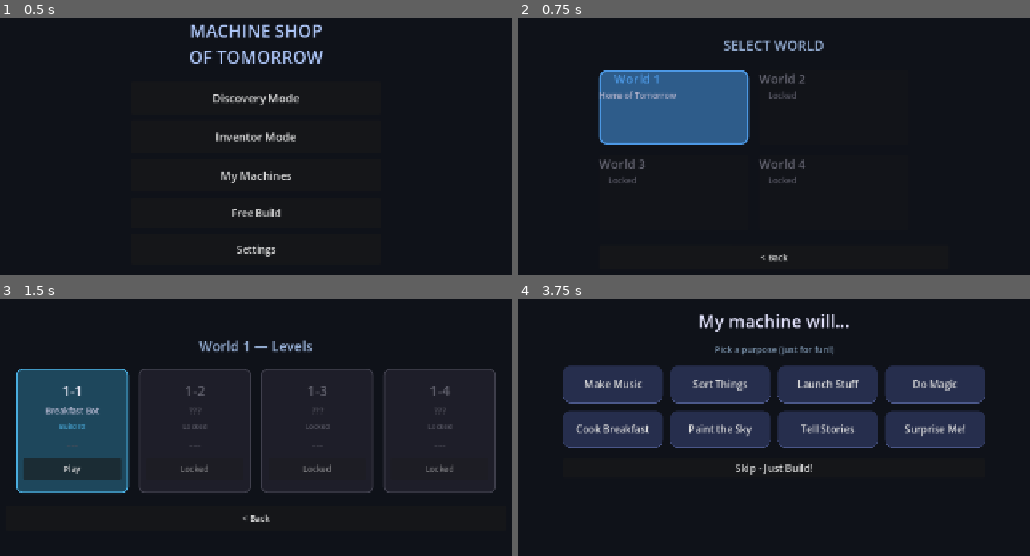
Above: before the commit, frames 1-4 (two rows, left to right).
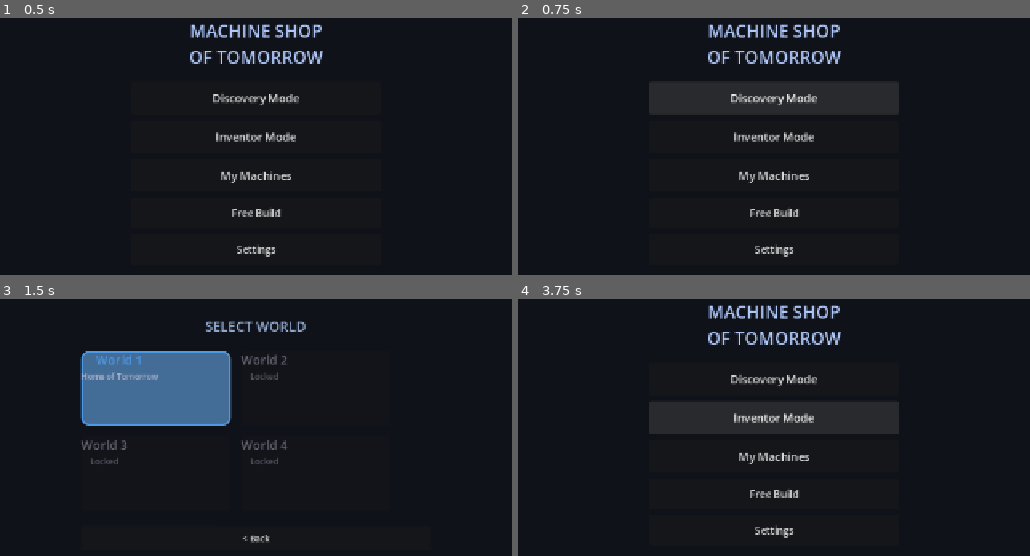
Above: after the commit, the same moments.

Repository: AreteDriver/arcade
Game: Godot game, scene res://src/scenes/menus/main_menu.tscn
Same seed, same stepped clock (60 frames per second), same inputs: the game is played once before the commit and once after it.
Inputs (mouse positions are in pixels of both pictures, inside the frame that each line leads up to):
- Up to frame 1 (0.5 s): no input
- Up to frame 2 (0.75 s): click "Discovery Mode" at 0.5 s
- Up to frame 3 (1.5 s): click (153, 388) at 1.25 s
- Up to frame 4 (3.75 s): click "< Back" at 2 s; click "< Back" at 2.75 s; click "Inventor Mode" at 3.5 s

Frame 1 is identical in both runs. In frame 2, 13% of the frame differs, in the area x 15-64%, y 2-95%; in frame 3, 21%; in frame 4, 28%, in the area x 8-92%, y 2-93%.

Commit message:
feat: add scene transitions, component tooltips, and test objects
Wire SceneTransition.change_scene() into all 16 menu navigations
replacing raw get_tree().change_scene_to_file() calls for smooth
fade-to-black transitions.

Add component tooltip system that shows port types, directions,
parameter ranges, and tier when hovering over tray buttons. Uses
temporary component instances to introspect runtime data.

Add test objects (balls and blocks) that can be spawned during
simulation in Inventor Mode to interact with running machines.

Co-Authored-By: Claude Opus 4.6 <noreply@anthropic.com>

Diff:
--- a/src/components/base/machine_component.gd
+++ b/src/components/base/machine_component.gd
@@ -173,6 +173,22 @@
 	}
 
 
+## Get parameter definitions for tooltip display
+func get_parameter_definitions() -> Array[Dictionary]:
+	var defs: Array[Dictionary] = []
+	for key in parameters:
+		var p: Dictionary = parameters[key]
+		defs.append({
+			"name": key,
+			"display_name": p.get("label", key),
+			"default": p.get("value", 0.0),
+			"min": p.get("min", 0.0),
+			"max": p.get("max", 100.0),
+			"step": p.get("step", 0.1),
+		})
+	return defs
+
+
 ## Send data from a named output port to connected inputs
 func send_output(port_name: String, data: Variant) -> void:
 	for port in output_ports:
--- /dev/null
+++ b/src/objects/test_ball.gd
@@ -0,0 +1,50 @@
+class_name TestBall
+extends RigidBody2D
+
+## A small bouncy ball for testing machines.
+## Spawned from the test object tray during simulation.
+
+const RADIUS: float = 6.0
+
+## Cycle through a few fun colors
+static var _color_index: int = 0
+const BALL_COLORS: Array[Color] = [
+	Color(1.0, 0.4, 0.3),   # red-orange
+	Color(0.3, 0.8, 1.0),   # cyan
+	Color(1.0, 0.85, 0.2),  # yellow
+	Color(0.5, 1.0, 0.4),   # lime
+	Color(1.0, 0.5, 0.9),   # pink
+]
+
+var ball_color: Color = Color.WHITE
+
+
+func _init() -> void:
+	ball_color = BALL_COLORS[_color_index % BALL_COLORS.size()]
+	_color_index += 1
+
+	mass = 0.5
+	gravity_scale = 1.0
+	linear_damp = 0.3
+	physics_material_override = PhysicsMaterial.new()
+	physics_material_override.bounce = 0.5
+	physics_material_override.friction = 0.4
+
+	# Collision layer 1 — matches all Area2D masks in components
+	collision_layer = 1
+	collision_mask = 1
+
+	var shape := CircleShape2D.new()
+	shape.radius = RADIUS
+	var col := CollisionShape2D.new()
+	col.shape = shape
+	add_child(col)
+
+
+func _draw() -> void:
+	# Filled circle
+	draw_circle(Vector2.ZERO, RADIUS, ball_color)
+	# Highlight arc
+	draw_arc(Vector2.ZERO, RADIUS - 1.5, -0.8, 0.8, 8, ball_color.lightened(0.4), 1.5)
+	# Outline
+	draw_arc(Vector2.ZERO, RADIUS, 0, TAU, 16, ball_color.darkened(0.3), 1.0)
--- /dev/null
+++ b/src/objects/test_block.gd
@@ -0,0 +1,53 @@
+class_name TestBlock
+extends RigidBody2D
+
+## A heavier block for testing machines.
+## Spawned from the test object tray during simulation.
+
+const BLOCK_SIZE: Vector2 = Vector2(14, 14)
+
+static var _color_index: int = 0
+const BLOCK_COLORS: Array[Color] = [
+	Color(0.6, 0.4, 0.2),   # brown
+	Color(0.4, 0.4, 0.5),   # slate
+	Color(0.3, 0.5, 0.3),   # dark green
+	Color(0.5, 0.3, 0.4),   # mauve
+	Color(0.35, 0.35, 0.55), # indigo
+]
+
+var block_color: Color = Color.WHITE
+
+
+func _init() -> void:
+	block_color = BLOCK_COLORS[_color_index % BLOCK_COLORS.size()]
+	_color_index += 1
+
+	mass = 1.5
+	gravity_scale = 1.0
+	linear_damp = 0.2
+	physics_material_override = PhysicsMaterial.new()
+	physics_material_override.bounce = 0.15
+	physics_material_override.friction = 0.7
+
+	# Collision layer 1
+	collision_layer = 1
+	collision_mask = 1
+
+	var shape := RectangleShape2D.new()
+	shape.size = BLOCK_SIZE
+	var col := CollisionShape2D.new()
+	col.shape = shape
+	add_child(col)
+
+
+func _draw() -> void:
+	var half := BLOCK_SIZE / 2.0
+	var rect := Rect2(-half, BLOCK_SIZE)
+
+	# Filled box
+	draw_rect(rect, block_color, true)
+	# Top highlight edge
+	draw_line(Vector2(-half.x + 1, -half.y + 1), Vector2(half.x - 1, -half.y + 1),
+		block_color.lightened(0.3), 1.5)
+	# Outline
+	draw_rect(rect, block_color.darkened(0.3), false, 1.0)
--- a/src/scenes/discovery/discovery_level.gd
+++ b/src/scenes/discovery/discovery_level.gd
@@ -193,7 +193,7 @@
 	canvas.clear_machine()
 	canvas.reset_restrictions()
 	_cleanup_ghost_slots()
-	get_tree().change_scene_to_file("res://src/scenes/menus/level_select.tscn")
+	SceneTransition.change_scene("res://src/scenes/menus/level_select.tscn")
 
 
 func _cleanup_ghost_slots() -> void:
--- a/src/scenes/inventor/inventor_mode.gd
+++ b/src/scenes/inventor/inventor_mode.gd
@@ -9,6 +9,8 @@
 @onready var toolbar: HBoxContainer = $UILayer/Toolbar
 @onready var purpose_label: Label = $UILayer/PurposeLabel
 
+var _test_tray: TestObjectTray
+
 var _history: ActionHistory = ActionHistory.new()
 var _machine_name: String = "My Machine"
 var _machine_purpose: String = ""
@@ -40,6 +42,21 @@
 	var unlocked: Array[String] = ProgressManager.get_unlocked_components()
 	if unlocked.size() > 0:
 		tray.set_available_types(unlocked)
+
+	# Build the test object tray (shown during simulation)
+	_test_tray = TestObjectTray.new()
+	_test_tray.spawn_requested.connect(_on_test_object_spawn)
+	$UILayer.add_child(_test_tray)
+	# Position next to simulation controls (bottom-left, above sim controls)
+	_test_tray.anchors_preset = Control.PRESET_BOTTOM_LEFT
+	_test_tray.offset_left = 8.0
+	_test_tray.offset_top = -88.0
+	_test_tray.offset_right = 200.0
+	_test_tray.offset_bottom = -48.0
+
+	# Show/hide test tray with simulation state
+	SimulationManager.simulation_started.connect(_on_sim_started)
+	SimulationManager.simulation_stopped.connect(_on_sim_stopped)
 
 	# Check if loading a saved invention
 	if InventionManager.has_meta("pending_load"):
@@ -194,7 +211,7 @@
 
 
 func _on_back_pressed() -> void:
-	get_tree().change_scene_to_file("res://src/scenes/menus/main_menu.tscn")
+	SceneTransition.change_scene("res://src/scenes/menus/main_menu.tscn")
 
 
 ## Serialize the current machine for saving
@@ -244,3 +261,19 @@
 	canvas.load_machine(definition)
 	canvas.reset_restrictions()
 	_history.clear()
+
+
+func _on_test_object_spawn(object_type: String) -> void:
+	if not SimulationManager.is_playing():
+		return
+	# Spawn at the center of the visible canvas
+	var spawn_pos: Vector2 = canvas.camera.get_screen_center_position()
+	canvas.spawn_test_object(object_type, spawn_pos)
+
+
+func _on_sim_started() -> void:
+	_test_tray.visible = true
+
+
+func _on_sim_stopped() -> void:
+	_test_tray.visible = false
--- a/src/scenes/inventor/machine_gallery.gd
+++ b/src/scenes/inventor/machine_gallery.gd
@@ -95,7 +95,7 @@
 
 func _on_load(filename: String) -> void:
 	InventionManager.set_meta("pending_load", filename)
-	get_tree().change_scene_to_file("res://src/scenes/inventor/inventor_mode.tscn")
+	SceneTransition.change_scene("res://src/scenes/inventor/inventor_mode.tscn")
 
 
 func _on_delete(filename: String) -> void:
@@ -104,4 +104,4 @@
 
 
 func _on_back() -> void:
-	get_tree().change_scene_to_file("res://src/scenes/menus/main_menu.tscn")
+	SceneTransition.change_scene("res://src/scenes/menus/main_menu.tscn")
--- a/src/scenes/inventor/purpose_selector.gd
+++ b/src/scenes/inventor/purpose_selector.gd
@@ -54,8 +54,8 @@
 
 func _on_purpose_chosen(purpose: String) -> void:
 	InventionManager.set_meta("selected_purpose", purpose)
-	get_tree().change_scene_to_file("res://src/scenes/inventor/inventor_mode.tscn")
+	SceneTransition.change_scene("res://src/scenes/inventor/inventor_mode.tscn")
 
 
 func _on_skip() -> void:
-	get_tree().change_scene_to_file("res://src/scenes/inventor/inventor_mode.tscn")
+	SceneTransition.change_scene("res://src/scenes/inventor/inventor_mode.tscn")
--- a/src/scenes/machine_canvas.gd
+++ b/src/scenes/machine_canvas.gd
@@ -547,6 +547,25 @@
 ## Check if a component is locked (cannot be moved/deleted)
 func _is_component_locked(component: MachineComponent) -> bool:
 	return component.name in locked_component_ids
+
+
+## Spawn a test object (ball or block) at a world position
+func spawn_test_object(object_type: String, world_pos: Vector2) -> void:
+	var body: RigidBody2D
+	match object_type:
+		"ball":
+			body = TestBall.new()
+		"block":
+			body = TestBlock.new()
+		_:
+			return
+
+	body.position = world_pos
+	component_layer.add_child(body)
+
+	# Juice: pop + sound
+	VFX.pop_scale(body)
+	Audio.play_place()
 
 
 func _on_simulation_stopped() -> void:
--- a/src/scenes/menus/level_select.gd
+++ b/src/scenes/menus/level_select.gd
@@ -145,8 +145,8 @@
 
 func _on_level_pressed(definition: MachineDefinition) -> void:
 	LevelSelectData.selected_definition = definition
-	get_tree().change_scene_to_file("res://src/scenes/discovery/discovery_level.tscn")
+	SceneTransition.change_scene("res://src/scenes/discovery/discovery_level.tscn")
 
 
 func _on_back_pressed() -> void:
-	get_tree().change_scene_to_file("res://src/scenes/menus/world_select.tscn")
+	SceneTransition.change_scene("res://src/scenes/menus/world_select.tscn")
--- a/src/scenes/menus/main_menu.gd
+++ b/src/scenes/menus/main_menu.gd
@@ -30,20 +30,20 @@
 
 
 func _on_discovery_pressed() -> void:
-	get_tree().change_scene_to_file("res://src/scenes/menus/world_select.tscn")
+	SceneTransition.change_scene("res://src/scenes/menus/world_select.tscn")
 
 
 func _on_inventor_pressed() -> void:
-	get_tree().change_scene_to_file("res://src/scenes/inventor/purpose_selector.tscn")
+	SceneTransition.change_scene("res://src/scenes/inventor/purpose_selector.tscn")
 
 
 func _on_machines_pressed() -> void:
-	get_tree().change_scene_to_file("res://src/scenes/inventor/machine_gallery.tscn")
+	SceneTransition.change_scene("res://src/scenes/inventor/machine_gallery.tscn")
 
 
 func _on_sandbox_pressed() -> void:
-	get_tree().change_scene_to_file("res://src/scenes/main.tscn")
+	SceneTransition.change_scene("res://src/scenes/main.tscn")
 
 
 func _on_settings_pressed() -> void:
-	get_tree().change_scene_to_file("res://src/scenes/menus/settings.tscn")
+	SceneTransition.change_scene("res://src/scenes/menus/settings.tscn")
--- a/src/scenes/menus/settings.gd
+++ b/src/scenes/menus/settings.gd
@@ -129,4 +129,4 @@
 
 
 func _on_back() -> void:
-	get_tree().change_scene_to_file("res://src/scenes/menus/main_menu.tscn")
+	SceneTransition.change_scene("res://src/scenes/menus/main_menu.tscn")
--- a/src/scenes/menus/world_select.gd
+++ b/src/scenes/menus/world_select.gd
@@ -108,8 +108,8 @@
 func _on_world_pressed(world_num: int) -> void:
 	# Store selected world for level select to pick up
 	LevelSelectData.selected_world = world_num
-	get_tree().change_scene_to_file("res://src/scenes/menus/level_select.tscn")
+	SceneTransition.change_scene("res://src/scenes/menus/level_select.tscn")
 
 
 func _on_back_pressed() -> void:
-	get_tree().change_scene_to_file("res://src/scenes/menus/main_menu.tscn")
+	SceneTransition.change_scene("res://src/scenes/menus/main_menu.tscn")
--- /dev/null
+++ b/src/ui/component_tooltip.gd
@@ -0,0 +1,181 @@
+class_name ComponentTooltip
+extends PanelContainer
+
+## Tooltip card showing component info: name, description, ports, parameters.
+## Shown when hovering over a tray button.
+
+const PORT_TYPE_NAMES: Dictionary = {
+	0: "Energy",   # Port.PortType.ENERGY
+	1: "Flow",     # Port.PortType.FLOW
+	2: "Signal",   # Port.PortType.SIGNAL
+}
+const PORT_TYPE_COLORS: Dictionary = {
+	0: Color(1.0, 0.85, 0.2),   # Energy = yellow
+	1: Color(0.3, 0.7, 1.0),    # Flow = blue
+	2: Color(0.3, 1.0, 0.5),    # Signal = green
+}
+
+var _vbox: VBoxContainer
+var _hide_timer: float = -1.0
+
+
+func _ready() -> void:
+	# Style the panel
+	var style := StyleBoxFlat.new()
+	style.bg_color = Color(0.1, 0.12, 0.18, 0.95)
+	style.corner_radius_top_left = 8
+	style.corner_radius_top_right = 8
+	style.corner_radius_bottom_left = 8
+	style.corner_radius_bottom_right = 8
+	style.border_width_bottom = 2
+	style.border_width_top = 2
+	style.border_width_left = 2
+	style.border_width_right = 2
+	style.border_color = Color(0.3, 0.35, 0.5)
+	style.content_margin_left = 12
+	style.content_margin_right = 12
+	style.content_margin_top = 10
+	style.content_margin_bottom = 10
+	add_theme_stylebox_override("panel", style)
+
+	_vbox = VBoxContainer.new()
+	_vbox.add_theme_constant_override("separation", 6)
+	add_child(_vbox)
+
+	mouse_filter = Control.MOUSE_FILTER_PASS
+	visible = false
+
+
+func _process(delta: float) -> void:
+	if _hide_timer > 0:
+		_hide_timer -= delta
+		if _hide_timer <= 0:
+			visible = false
+
+
+## Show tooltip for a component type
+func show_for_type(type_name: String, anchor_pos: Vector2) -> void:
+	_hide_timer = -1.0
+	_clear()
+
+	var info: Dictionary = ComponentRegistry.get_component_info(type_name)
+	if info.is_empty():
+		return
+
+	# Title
+	var title := Label.new()
+	title.text = info.get("display_name", type_name)
+	title.add_theme_font_size_override("font_size", 16)
+	title.add_theme_color_override("font_color", Color(0.9, 0.9, 1.0))
+	_vbox.add_child(title)
+
+	# Description
+	var desc := Label.new()
+	desc.text = info.get("description", "")
+	desc.add_theme_font_size_override("font_size", 11)
+	desc.add_theme_color_override("font_color", Color(0.6, 0.65, 0.8))
+	desc.autowrap_mode = TextServer.AUTOWRAP_WORD_SMART
+	desc.custom_minimum_size.x = 220
+	_vbox.add_child(desc)
+
+	# Tier badge
+	var tier: int = info.get("tier", 1)
+	var tier_label := Label.new()
+	tier_label.text = "Tier %d" % tier
+	tier_label.add_theme_font_size_override("font_size", 10)
+	tier_label.add_theme_color_override("font_color", Color(0.5, 0.55, 0.65))
+	_vbox.add_child(tier_label)
+
+	# Separator
+	var sep := HSeparator.new()
+	sep.add_theme_constant_override("separation", 4)
+	_vbox.add_child(sep)
+
+	# Ports — create a temporary instance to read port data
+	var temp_comp: MachineComponent = ComponentRegistry.create_component(type_name)
+	if temp_comp:
+		# Ports section
+		var ports_title := Label.new()
+		ports_title.text = "Ports"
+		ports_title.add_theme_font_size_override("font_size", 12)
+		ports_title.add_theme_color_override("font_color", Color(0.7, 0.75, 0.9))
+		_vbox.add_child(ports_title)
+
+		var ports: Array[Port] = temp_comp.get_all_ports()
+		for port in ports:
+			var port_hbox := HBoxContainer.new()
+			port_hbox.add_theme_constant_override("separation", 6)
+
+			# Direction arrow
+			var dir_label := Label.new()
+			dir_label.text = ">" if port.direction == Port.Direction.INPUT else "<"
+			dir_label.add_theme_font_size_override("font_size", 12)
+			dir_label.add_theme_color_override("font_color", PORT_TYPE_COLORS.get(port.port_type, Color.WHITE))
+			port_hbox.add_child(dir_label)
+
+			# Port type colored dot + name
+			var port_label := Label.new()
+			var dir_text: String = "IN" if port.direction == Port.Direction.INPUT else "OUT"
+			port_label.text = "%s (%s)" % [PORT_TYPE_NAMES.get(port.port_type, "?"), dir_text]
+			port_label.add_theme_font_size_override("font_size", 11)
+			port_label.add_theme_color_override("font_color", PORT_TYPE_COLORS.get(port.port_type, Color.WHITE))
+			port_hbox.add_child(port_label)
+
+			_vbox.add_child(port_hbox)
+
+		# Parameters section
+		var params: Dictionary = temp_comp.serialize()
+		if not params.is_empty():
+			var sep2 := HSeparator.new()
+			sep2.add_theme_constant_override("separation", 4)
+			_vbox.add_child(sep2)
+
+			var params_title := Label.new()
+			params_title.text = "Parameters"
+			params_title.add_theme_font_size_override("font_size", 12)
+			params_title.add_theme_color_override("font_color", Color(0.7, 0.75, 0.9))
+			_vbox.add_child(params_title)
+
+			var param_defs: Array[Dictionary] = temp_comp.get_parameter_definitions()
+			for pdef in param_defs:
+				var param_label := Label.new()
+				param_label.text = "%s: %.0f (%.0f - %.0f)" % [
+					pdef.get("display_name", pdef.get("name", "?")),
+					pdef.get("default", 0),
+					pdef.get("min", 0),
+					pdef.get("max", 100),
+				]
+				param_label.add_theme_font_size_override("font_size", 10)
+				param_label.add_theme_color_override("font_color", Color(0.55, 0.6, 0.7))
+				_vbox.add_child(param_label)
+
+		# Clean up temp component
+		temp_comp.queue_free()
+
+	# Position above the anchor
+	position = anchor_pos - Vector2(custom_minimum_size.x / 2.0, 0)
+	visible = true
+
+	# Force layout update, then reposition above anchor
+	await get_tree().process_frame
+	position = anchor_pos - Vector2(size.x / 2.0, size.y + 8)
+
+	# Clamp to viewport
+	var vp_size: Vector2 = get_viewport_rect().size
+	position.x = clampf(position.x, 8, vp_size.x - size.x - 8)
+	position.y = maxf(position.y, 8)
+
+
+## Start a delayed hide (so tooltip doesn't flicker when moving between buttons)
+func start_hide(delay: float = 0.15) -> void:
+	_hide_timer = delay
+
+
+## Cancel hide timer
+func cancel_hide() -> void:
+	_hide_timer = -1.0
+
+
+func _clear() -> void:
+	for child in _vbox.get_children():
+		child.queue_free()
--- a/src/ui/component_tray.gd
+++ b/src/ui/component_tray.gd
@@ -6,6 +6,8 @@
 signal component_drag_started(type_name: String)
 
 @onready var container: HBoxContainer = $MarginContainer/HBoxContainer
+
+var _tooltip: ComponentTooltip = null
 
 const TRAY_BUTTON_SIZE := Vector2(72, 72)
 const TRAY_COLORS: Dictionary = {
@@ -60,6 +62,12 @@
 
 
 func _ready() -> void:
+	_tooltip = ComponentTooltip.new()
+	# Tooltip lives on a CanvasLayer so it renders above everything
+	var tooltip_layer := CanvasLayer.new()
+	tooltip_layer.layer = 15
+	add_child(tooltip_layer)
+	tooltip_layer.add_child(_tooltip)
 	_build_tray()
 
 
@@ -130,12 +138,29 @@
 
 	button.add_child(vbox)
 	button.pressed.connect(_on_button_pressed.bind(type_name))
+	button.mouse_entered.connect(_on_button_hover.bind(type_name, button))
+	button.mouse_exited.connect(_on_button_unhover)
 
 	container.add_child(button)
 
 
 func _on_button_pressed(type_name: String) -> void:
+	if _tooltip:
+		_tooltip.visible = false
 	component_drag_started.emit(type_name)
+
+
+func _on_button_hover(type_name: String, button: Button) -> void:
+	if _tooltip:
+		_tooltip.cancel_hide()
+		var btn_rect: Rect2 = button.get_global_rect()
+		var anchor: Vector2 = Vector2(btn_rect.get_center().x, btn_rect.position.y)
+		_tooltip.show_for_type(type_name, anchor)
+
+
+func _on_button_unhover() -> void:
+	if _tooltip:
+		_tooltip.start_hide(0.2)
 
 
 ## Refresh the tray (e.g., after unlocking new components)
--- /dev/null
+++ b/src/ui/test_object_tray.gd
@@ -0,0 +1,108 @@
+class_name TestObjectTray
+extends PanelContainer
+
+## Small toolbar for spawning test objects during simulation.
+## Appears when simulation starts, hides when stopped.
+
+signal spawn_requested(object_type: String)
+
+const OBJECT_TYPES: Array[Dictionary] = [
+	{"type": "ball", "label": "Ball", "icon": "o", "color": Color(1.0, 0.4, 0.3)},
+	{"type": "block", "label": "Block", "icon": "#", "color": Color(0.5, 0.4, 0.3)},
+]
+
+var _container: HBoxContainer
+
+
+func _ready() -> void:
+	# Panel style
+	var style := StyleBoxFlat.new()
+	style.bg_color = Color(0.1, 0.12, 0.18, 0.9)
+	style.corner_radius_top_left = 8
+	style.corner_radius_top_right = 8
+	style.corner_radius_bottom_left = 8
+	style.corner_radius_bottom_right = 8
+	style.border_width_bottom = 2
+	style.border_width_top = 2
+	style.border_width_left = 2
+	style.border_width_right = 2
+	style.border_color = Color(0.3, 0.5, 0.4)
+	style.content_margin_left = 6
+	style.content_margin_right = 6
+	style.content_margin_top = 4
+	style.content_margin_bottom = 4
+	add_theme_stylebox_override("panel", style)
+
+	_container = HBoxContainer.new()
+	_container.add_theme_constant_override("separation", 6)
+	add_child(_container)
+
+	# Title
+	var title := Label.new()
+	title.text = "Test:"
+	title.add_theme_font_size_override("font_size", 11)
+	title.add_theme_color_override("font_color", Color(0.5, 0.7, 0.55))
+	_container.add_child(title)
+
+	# Spawn buttons
+	for obj_info: Dictionary in OBJECT_TYPES:
+		_add_spawn_button(obj_info)
+
+	visible = false
+
+
+func _add_spawn_button(obj_info: Dictionary) -> void:
+	var button := Button.new()
+	button.custom_minimum_size = Vector2(56, 40)
+	button.tooltip_text = "Spawn a %s" % obj_info["label"].to_lower()
+
+	# Style
+	var style := StyleBoxFlat.new()
+	style.bg_color = obj_info.get("color", Color(0.3, 0.3, 0.35)).darkened(0.4)
+	style.corner_radius_top_left = 6
+	style.corner_radius_top_right = 6
+	style.corner_radius_bottom_left = 6
+	style.corner_radius_bottom_right = 6
+	style.border_width_bottom = 1
+	style.border_width_top = 1
+	style.border_width_left = 1
+	style.border_width_right = 1
+	style.border_color = obj_info.get("color", Color(0.5, 0.5, 0.55)).lightened(0.1)
+	button.add_theme_stylebox_override("normal", style)
+
+	var hover := style.duplicate()
+	hover.bg_color = style.bg_color.lightened(0.15)
+	button.add_theme_stylebox_override("hover", hover)
+
+	var pressed := style.duplicate()
+	pressed.bg_color = style.bg_color.darkened(0.1)
+	button.add_theme_stylebox_override("pressed", pressed)
+
+	# Label layout
+	var vbox := VBoxContainer.new()
+	vbox.alignment = BoxContainer.ALIGNMENT_CENTER
+	vbox.mouse_filter = Control.MOUSE_FILTER_IGNORE
+
+	var icon_label := Label.new()
+	icon_label.text = obj_info.get("icon", "?")
+	icon_label.horizontal_alignment = HORIZONTAL_ALIGNMENT_CENTER
+	icon_label.add_theme_font_size_override("font_size", 16)
+	icon_label.add_theme_color_override("font_color", obj_info.get("color", Color.WHITE))
+	icon_label.mouse_filter = Control.MOUSE_FILTER_IGNORE
+	vbox.add_child(icon_label)
+
+	var name_label := Label.new()
+	name_label.text = obj_info["label"]
+	name_label.horizontal_alignment = HORIZONTAL_ALIGNMENT_CENTER
+	name_label.add_theme_font_size_override("font_size", 9)
+	name_label.add_theme_color_override("font_color", Color(0.7, 0.7, 0.8))
+	name_label.mouse_filter = Control.MOUSE_FILTER_IGNORE
+	vbox.add_child(name_label)
+
+	button.add_child(vbox)
+	button.pressed.connect(_on_spawn_pressed.bind(obj_info["type"]))
+	_container.add_child(button)
+
+
+func _on_spawn_pressed(object_type: String) -> void:
+	spawn_requested.emit(object_type)
